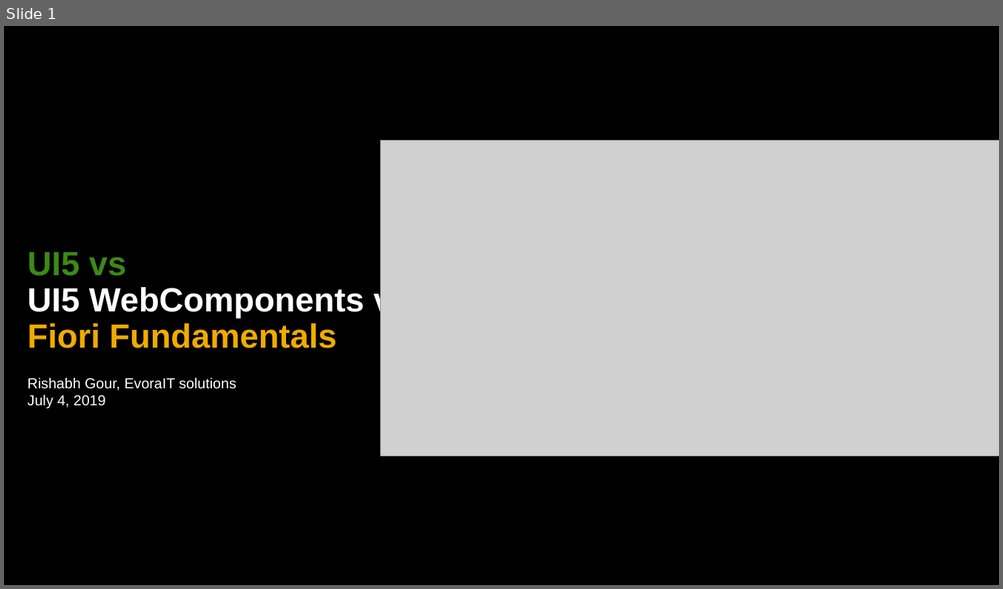
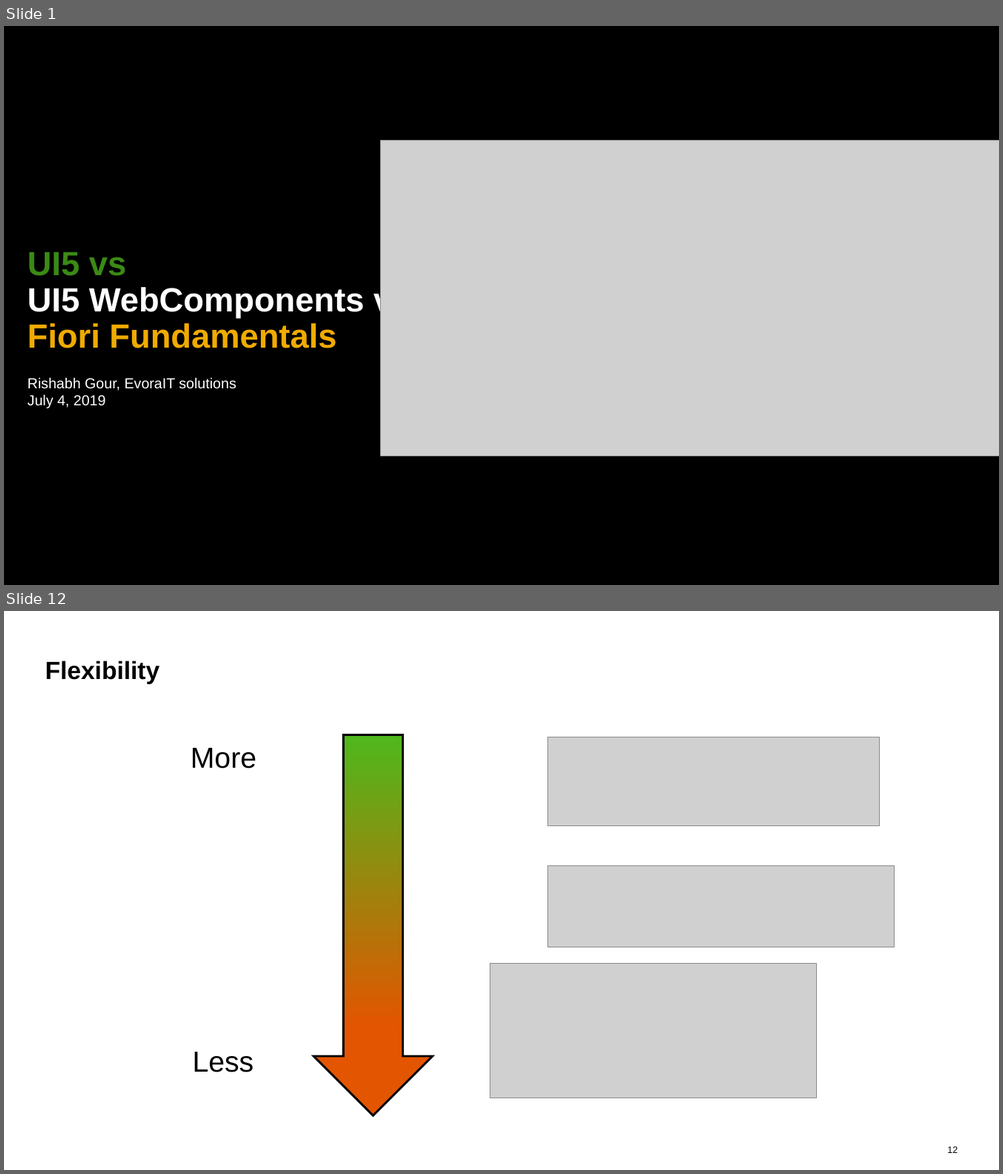
Before and after one commit to rishabh62/UI5con, a slide deck: UI5con.pptx. Shown one above the other, each under a label of ours: slide 1 before the commit, slides 1 and 12 after it; the slides between them are not shown. The pictures are 1003x589 and 1003x1174 pixels, drawn with LibreOffice and Linux fonts; fonts in the diff are those of the drawing; grey boxes stand for pictures. Boxes give left, top, right and bottom in pixels: in the first picture for what was removed or moved away, otherwise in the second. Text is boxed around its words. In the diff, an @@ line names an element or a change of style, - is before the commit and + after.

```diff
--- a/UI5con.pptx
+++ b/UI5con.pptx
@@ slide 12 added at box(4, 611, 999, 1170), background #FFFFFF @@
@@ title added at box(45, 661, 160, 684), 24 pt, text #000000, bold @@
+Flexibility
@@ down arrow added at box(313, 735, 432, 1116), fill gradient #E35500 to #4FB81C, outline #000000 2 pt @@
@@ picture added at box(547, 737, 879, 826) @@
@@ text added at box(190, 748, 256, 769), 28 pt, text #000000 @@
+More
@@ picture added at box(547, 866, 894, 947) @@
@@ picture added at box(490, 964, 817, 1098) @@
@@ text added at box(193, 1052, 254, 1073), 28 pt, text #000000 @@
+Less
@@ page number added at box(947, 1147, 957, 1153), 9 pt, text #000000 @@
+12
```
Also in this commit, not shown: 1 slide changed, 15 other slides added, 2 slides removed.
